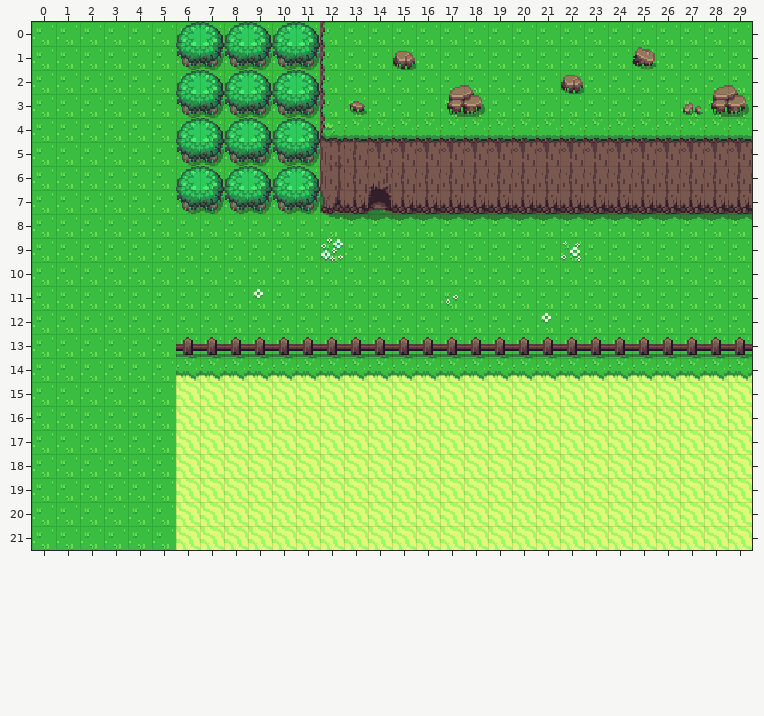
Tiled map: maps/test4.tmx. Above: the version before the commit.
Cells are 16x16 px. Shown: x 0..29, y 0..21.
Now the later version:
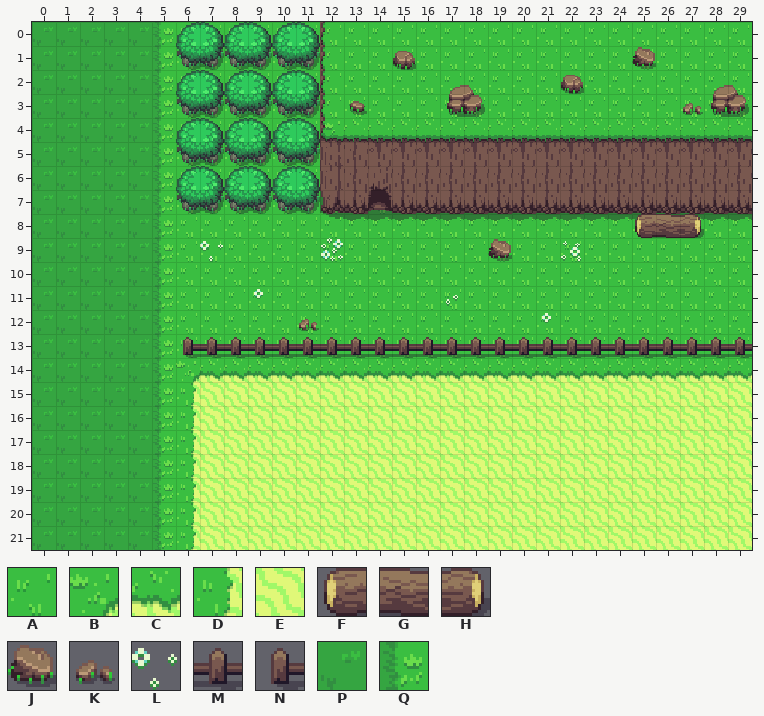
Key: from "overworld": A 0, B 120, C 121, D 160, E 161, F 203, G 204, H 205, J 207, K 210, L 483, M 684, N 760, P 1177, Q 1216.
_ is an empty cell.
Tiles replaced or removed in this view: A, C, E, M.
Tiles of an added or newly shown layer are drawn over the layers below it.
What changed:
Changed rows in their new state; . is an unchanged cell.
Layer "Base":
first column x 0:
 0 PPPPPQ.
 1 PPPPPQ.
 2 PPPPPQ.
 3 PPPPPQ.
 4 PPPPPQ.
 5 PPPPPQ.
 6 PPPPPQ.
 7 PPPPPQ.
 8 PPPPPQ.
 9 PPPPPQ.
10 PPPPPQ.
11 PPPPPQ.
12 PPPPPQ.
13 PPPPPQ.
14 PPPPPQB
15 PPPPPQD
16 PPPPPQD
17 PPPPPQD
18 PPPPPQD
19 PPPPPQD
20 PPPPPQD
21 PPPPPQD
Layer "Objects":
first column x 6:
 9 .L....
12 .....K
13 N.....
Layer "Objects2" (added):
first column x 19:
 8 ......FGH
 9 J........
